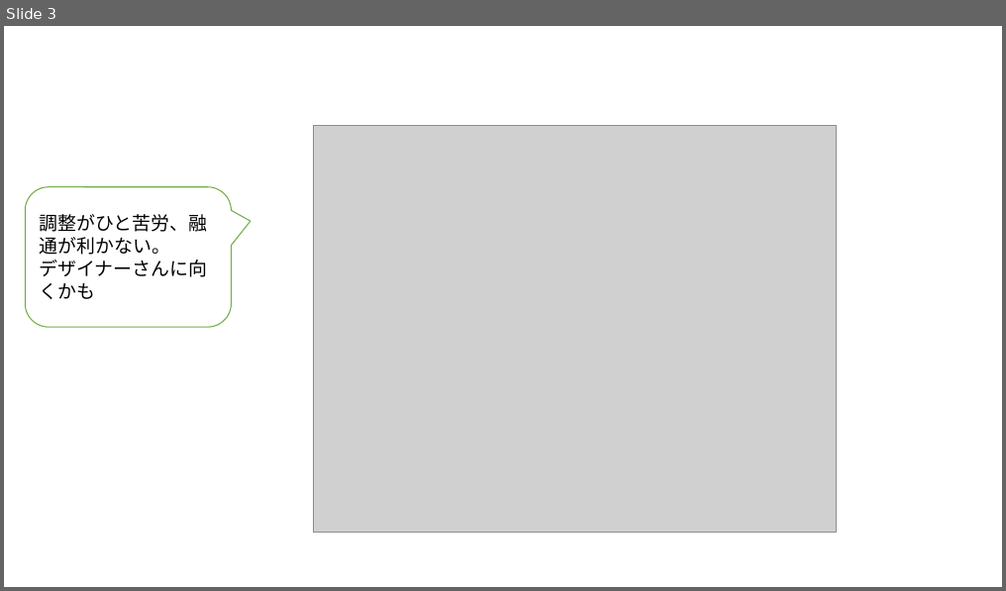
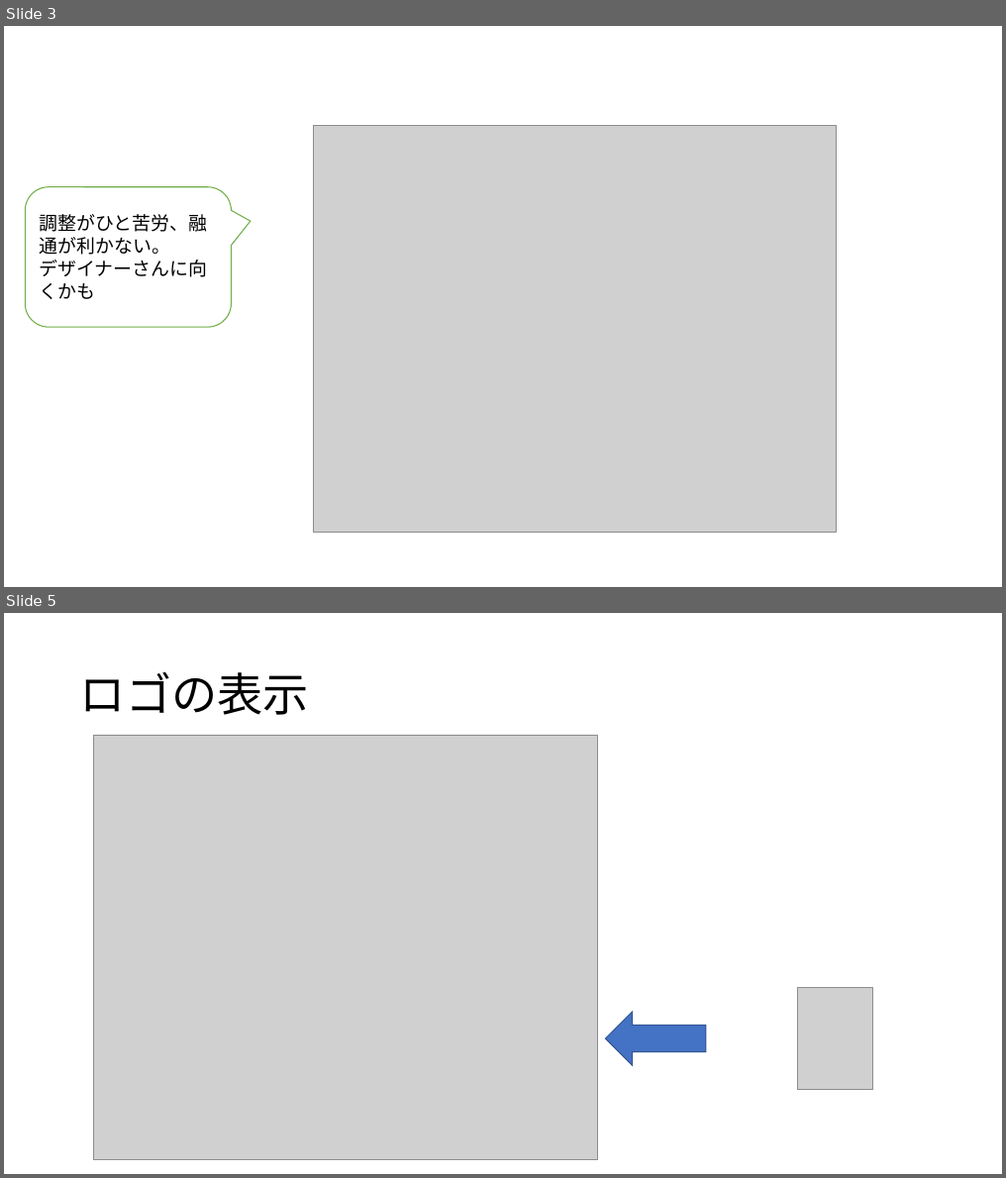
Before and after one commit to sykazcr/vlcskinedit, a slide deck: doc/skindemo.pptx. Shown one above the other, each under a label of ours: slide 3 before the commit, slides 3 and 5 after it; the slides between them are not shown. The pictures are 1006x591 and 1006x1178 pixels, drawn with LibreOffice and Linux fonts; fonts in the diff are those of the drawing; grey boxes stand for pictures. Boxes give left, top, right and bottom in pixels: in the first picture for what was removed or moved away, otherwise in the second. Text is boxed around its words. In the diff, an @@ line names an element or a change of style, - is before the commit and + after.

```diff
--- a/doc/skindemo.pptx
+++ b/doc/skindemo.pptx
@@ slide 5 added at (4, 613, 1002, 1174), background #FFFFFF @@
@@ title added at (80, 671, 309, 715), 44 pt, text #000000 @@
+ロゴの表示
@@ picture added at (94, 736, 598, 1161) @@
@@ picture added at (798, 988, 873, 1090) @@
@@ left arrow added at (606, 1012, 706, 1065), fill #4472C4, outline #325491 1 pt @@
```
Also in this commit, not shown: 1 other slide added.
